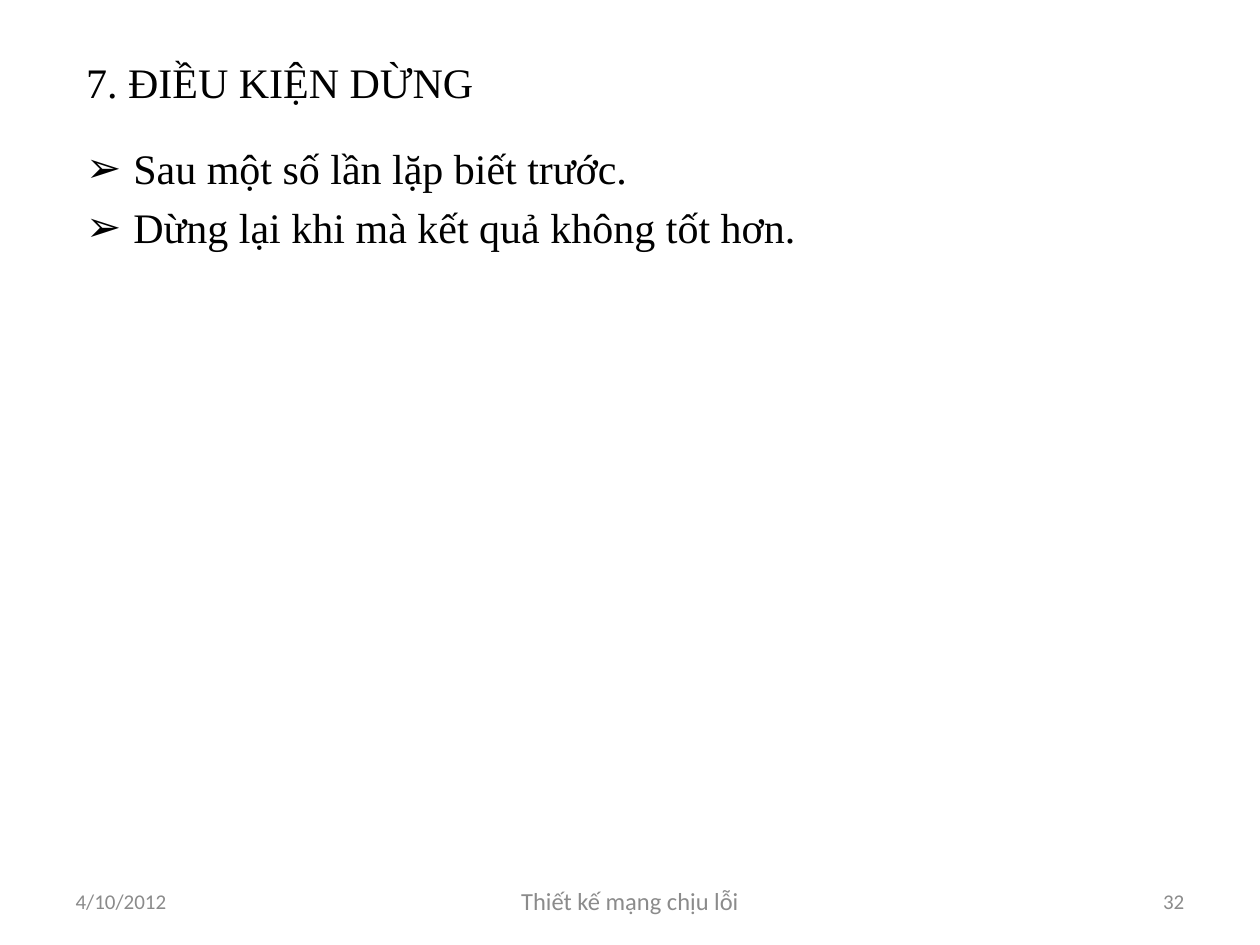
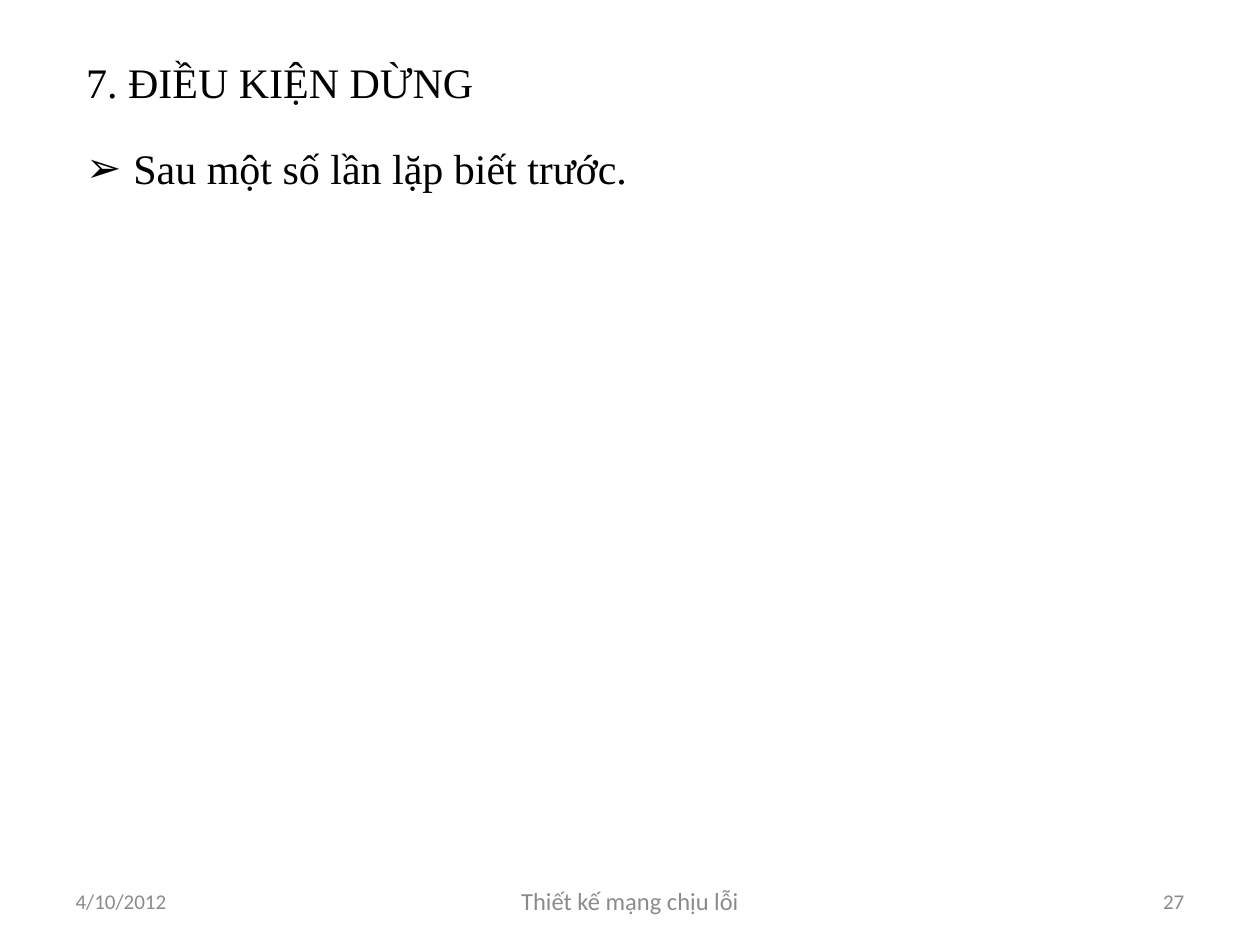
Before and after one commit to luongnv89/GAMSOND, a slide deck: slide 27 of Presents/Luongnv.Intro6.0.pptx (slide 32 before the commit). Drawn at 1260x945 pixels with LibreOffice and Linux fonts; fonts in the diff are those of the drawing. Boxes give left, top, right and bottom in pixels: in the first picture for what was removed or moved away, otherwise in the second. Text is boxed around its words. In the diff, an @@ line names an element or a change of style, - is before the commit and + after.

```diff
--- a/Presents/Luongnv.Intro6.0.pptx
+++ b/Presents/Luongnv.Intro6.0.pptx
@@ text at bbox=[133, 212, 796, 252]: paragraph removed @@
-➢ Dừng lại khi mà kết quả không tốt hơn.
@@ page number at bbox=[1163, 895, 1184, 909]: text changed @@
-32
+27
```
Also in this commit, not shown: 8 other slides changed, 8 slides removed.
